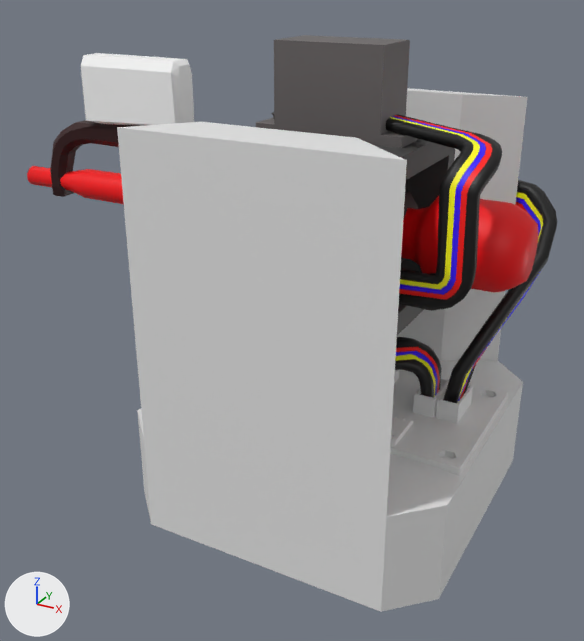
A saved change to the Blender file Assets/Player/Building Mechanic/Pieces/ServoControlledTurret/ServoControlledTurretPiece.blend.
Rendered twice from a camera (50 mm lens) standing at (1.59, -3.37, 2.49) and looking at (-0.3, 0.07, 0.77). Lighting does not change. The marker at lower left points along +X, +Y and +Z.
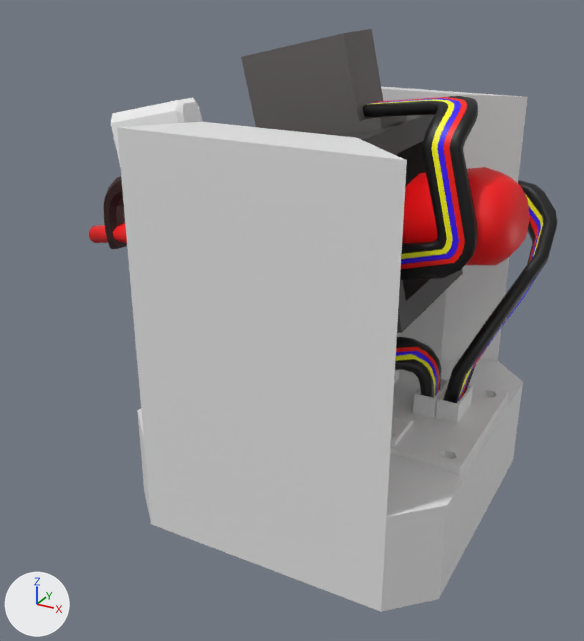
The change, as a diff of the scene's bpy script:
```diff
--- a/Assets/Player/Building Mechanic/Pieces/ServoControlledTurret/ServoControlledTurretPiece.blend.py
+++ b/Assets/Player/Building Mechanic/Pieces/ServoControlledTurret/ServoControlledTurretPiece.blend.py
@@ ob_gear_000 @@
 ob_gear_000.location = (-0.126, 0.0, 0.623)
-ob_gear_000.rotation_euler = (0.0, 3.142, 0.0)  # degrees (0, 180, 0)
+ob_gear_000.rotation_euler = (0.0462, 3.137, -0.199)  # degrees (2.6, 180, -11)
@@ ob_mainframepitch @@
 ob_mainframepitch.location = (-0.0193, 0.473, 0.471)
-ob_mainframepitch.rotation_euler = (1.571, 0.0, 0.0)  # degrees (90, 0, 0)
+ob_mainframepitch.rotation_euler = (1.571, -0.229, 0.0)  # degrees (90, -13, 0)
```

What differs and where, as boxes (x1, y1, x2, y2) in the pictures (584 x 641 px):
'Cylinder.001', turned
    before: (27, 53, 539, 293)
    after: (89, 98, 530, 265)
'YawServo', turned
    before: (256, 35, 419, 148)
    after: (241, 29, 407, 155)
'Cube.004', turned
    before: (386, 114, 502, 311)
    after: (363, 96, 478, 280)
'MainFramePitch', turned
    before: (374, 139, 455, 335)
    after: (339, 115, 463, 333)
